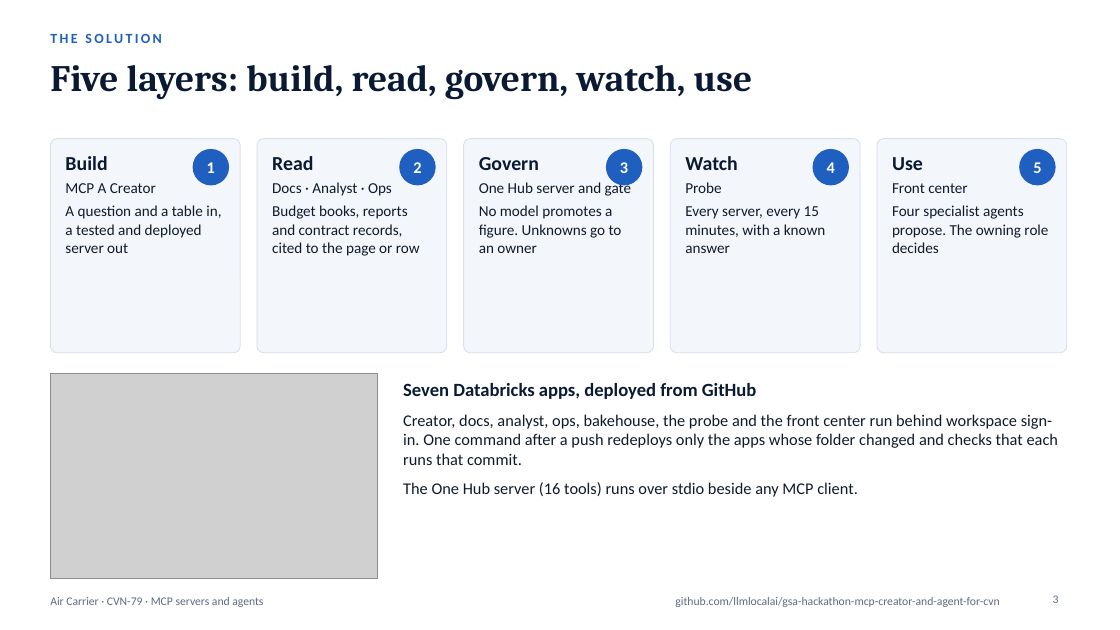
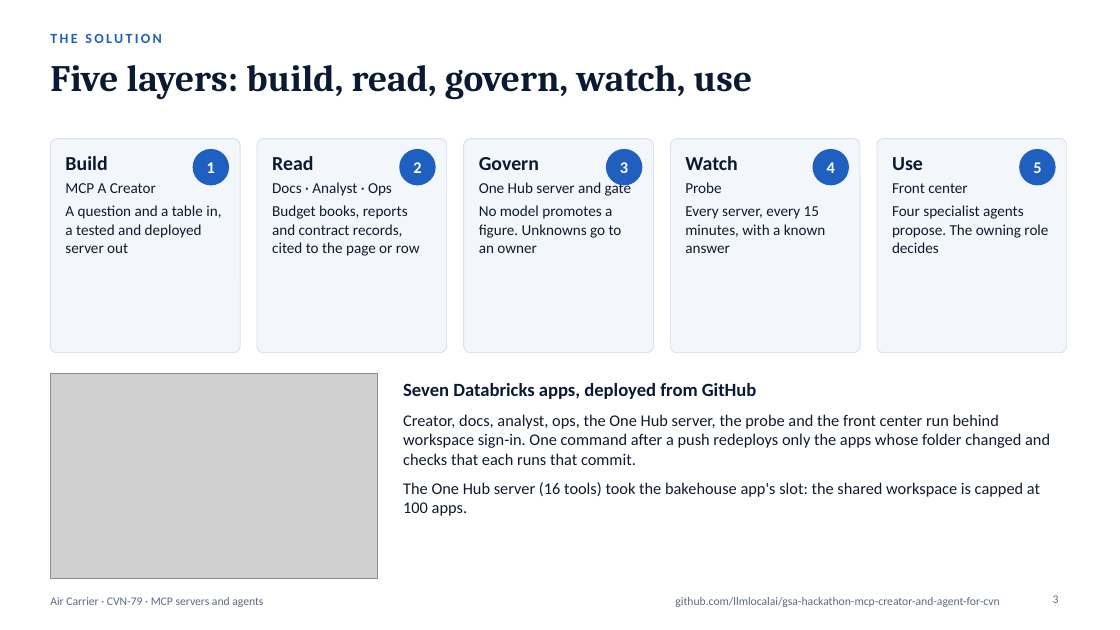
Before and after one commit to gsa-mcp-hackathon/gsa-hackathon-mcp-creator-and-agent-for-air-carrier, a slide deck: slide 3 of docs/submission/mcp-a-creator-one-hub-deck.pptx. Drawn at 1120x630 pixels with LibreOffice and Linux fonts; fonts in the diff are those of the drawing; grey boxes stand for pictures. Boxes give left, top, right and bottom in pixels: in the first picture for what was removed or moved away, otherwise in the second. Text is boxed around its words. In the diff, an @@ line names an element or a change of style, - is before the commit and + after.

```diff
--- a/docs/submission/mcp-a-creator-one-hub-deck.pptx
+++ b/docs/submission/mcp-a-creator-one-hub-deck.pptx
@@ text at box(403, 414, 1050, 516): text changed @@
-Creator, docs, analyst, ops, bakehouse, the probe and the front center run behind workspace sign-in. One command after a push redeploys only the apps whose folder changed and checks that each runs that commit.
-The One Hub server (16 tools) runs over stdio beside any MCP client.
+Creator, docs, analyst, ops, the One Hub server, the probe and the front center run behind workspace sign-in. One command after a push redeploys only the apps whose folder changed and checks that each runs that commit.
+The One Hub server (16 tools) took the bakehouse app's slot: the shared workspace is capped at 100 apps.
```
Also in this commit, not shown: 5 other slides changed, 3 other files.
